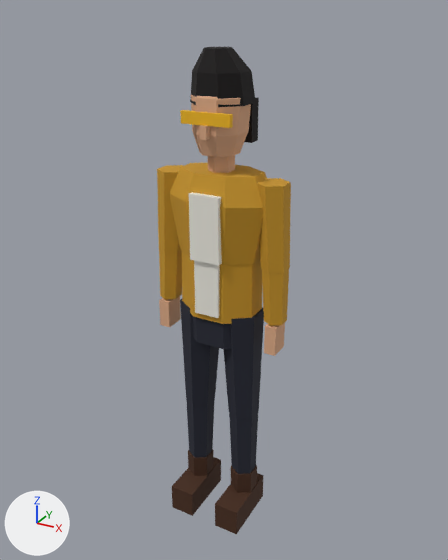
A saved change to the glTF model projects/Demo/Models/Hero/Hero.glb.
One viewpoint serves both versions: a camera (50 mm lens) standing at (1.076, -1.937, 2.057) and looking at (-0.011, 0.039, 1.069). Every picture has the same lights, and +X, +Y and +Z are marked at lower left. The picture after the commit comes second. Vertices at exactly the same position are counted once.

In view in the first picture: 'HeroMesh'.
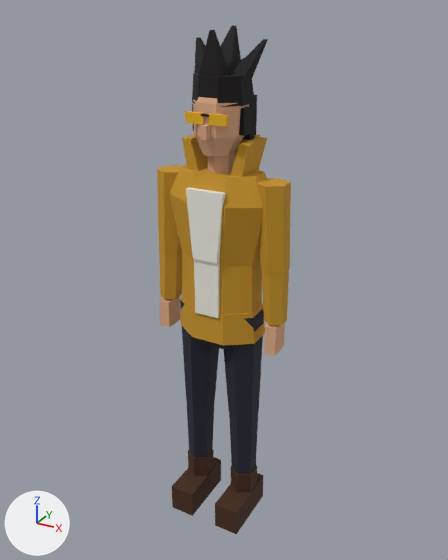
Location of each change, (x1, y1, x2, y2) in pixels of the pictures (448 x 560 px):
'HeroMesh', reshaped
    before: (157, 47, 291, 534)
    after: (157, 26, 291, 534)
part 1 of me_heromesh, added
    after: (239, 107, 251, 136)
part 2 of me_heromesh, added (orange)
    after: (180, 296, 265, 346)
part 3 of me_heromesh, rebuilt (21% wider)
    before: (189, 192, 222, 266)
    after: (186, 187, 226, 264)
part 4 of me_heromesh, rebuilt (61% narrower, 21% shorter)
    before: (180, 110, 233, 128)
    after: (184, 111, 204, 125)
part 5 of me_heromesh, reshaped
    before: (190, 47, 259, 157)
    after: (182, 26, 268, 177)

Diff of the bpy script that builds the scene:
```diff
--- a/projects/Demo/Models/Hero/Hero.glb.py
+++ b/projects/Demo/Models/Hero/Hero.glb.py
@@ me_heromesh @@
 # used by ob_heromesh; location = (0.0, 0.0, 0.0)
-me_heromesh.from_pydata(...)  # 316 vertices, 532 faces; spans x -0.27..0.27, y -0.17..0.12, z 0.0..1.93
+me_heromesh.from_pydata(...)  # 420 vertices, 688 faces; spans x -0.27..0.27, y -0.17..0.19, z 0.0..2.0
+# me_heromesh part 1: a new loose piece, a box spanning x 0.083..0.103, y -0.025..0.025, z 1.655..1.745, in mat_hair (black #100909)
+# me_heromesh part 2: the loose piece of 16 vertices spanning x -0.16..0.16, y -0.11..0.11, z 0.96..1.23 is copied, and the copy is scaled about its middle by (1.06, 1.08, 0.481), then moved by (0.0, 0.0, -0.16); it spans x -0.17..0.17, y -0.11..0.12, z 0.87..1.0
+# me_heromesh part 3: the loose piece of 8 vertices spanning x -0.06..0.06, y -0.13..-0.1, z 1.21..1.46 is rebuilt with 8 vertices and now spans x -0.08..0.08, y -0.13..-0.09, z 1.21..1.47
+# me_heromesh part 4: the loose piece of 8 vertices spanning x -0.09..0.09, y -0.11..-0.09, z 1.69..1.74 is rebuilt with 8 vertices and now spans x -0.08..-0.01, y -0.11..-0.09, z 1.7..1.73
+# me_heromesh part 5
+# 16 vertices are removed from x -0.09..0.09, y -0.1..0.1, z 1.86..1.93
+# 38 faces are deleted
+# 4 vertices in x -0.04..0.04, y -0.1..0.1, z 1.78 move by (0.0, 0.0, -0.02)
+# 4 vertices in x -0.09..0.09, y 0.06..0.11, z 1.76 move by (0.0, 0.0, 0.01)
+# 22 vertices move from x -0.1..0.1, y -0.08..0.11, z 1.59..1.78 to x -0.09..0.09, y -0.08..0.11, z 1.59..1.76
+# 74 vertices are added at x -0.14..0.14, y -0.11..0.19, z 1.47..2.0
+# 6 new vertices lie (0.0, 0.08, 0.0) away from vertices in x -0.09..0.09, y -0.03, z 1.83..1.85
+# 82 new faces join them, mat_hair (black #100909)
+# 36 new faces join them, mat_jacket (orange #c89524)
+# 12 new faces join them, mat_lens (yellow #f3b918)
+# other edits to the shape of me_heromesh do not show in these pictures
 me_heromesh.materials.append(mat_skin)
```
